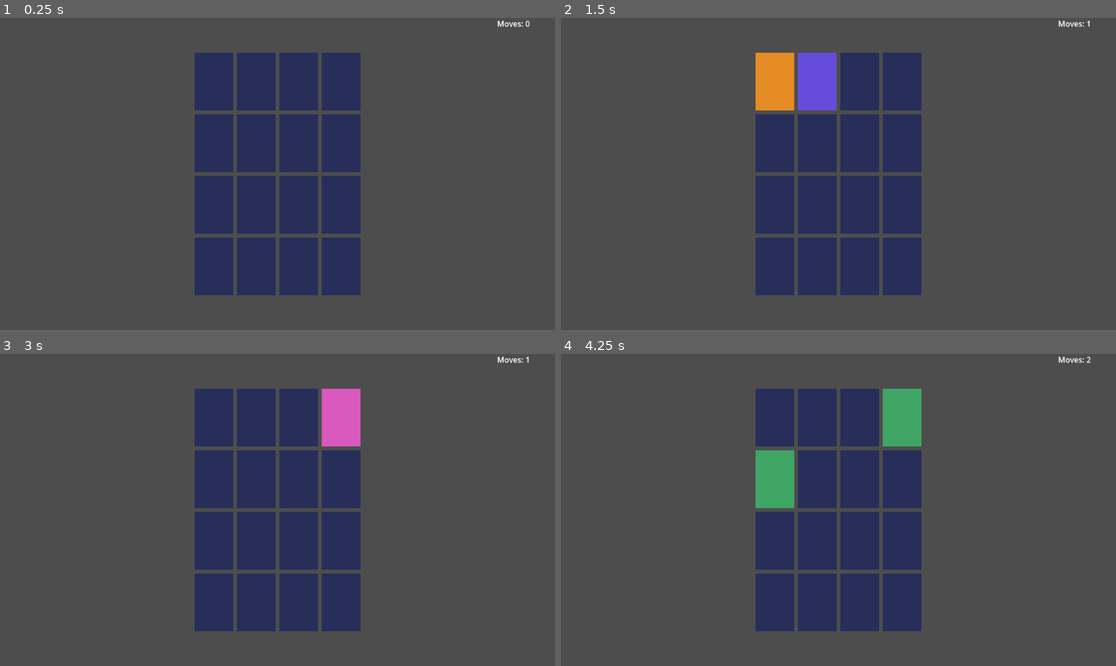
Above: before the commit, frames 1-4 (two rows, left to right).
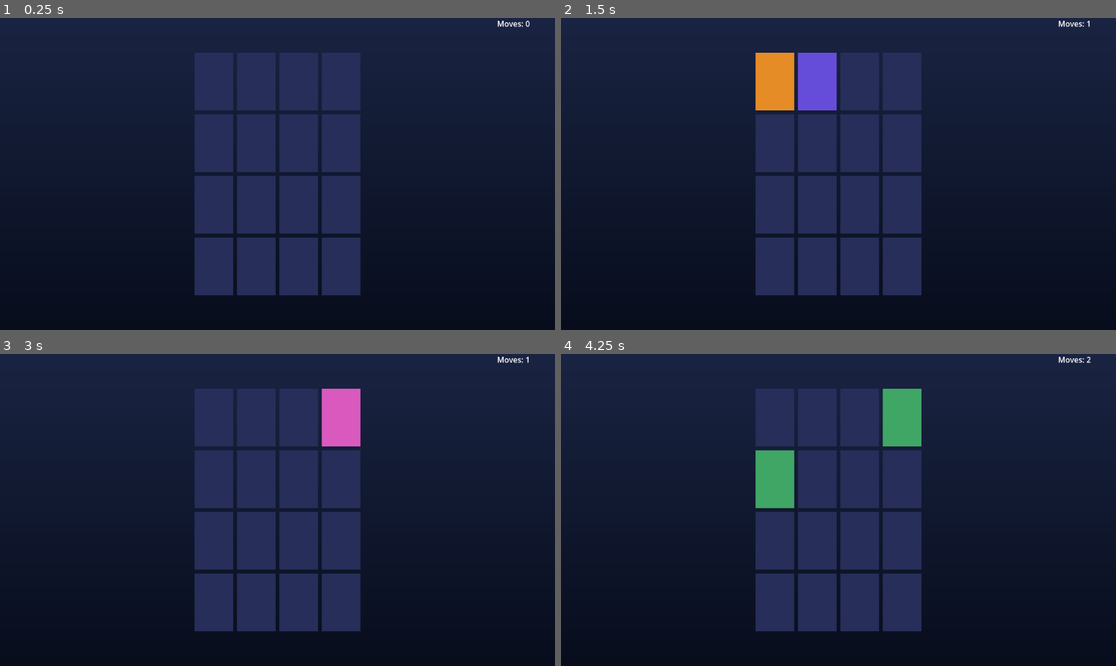
Above: after the commit, the same moments.

Repository: StephenWong-GIT/Card_Memory_Match
Game: Godot game, scene res://scenes/Game.tscn
The game is run twice, just before and just after one commit, with the same random seed, the same clock (stepped at 60 frames per second) and the same inputs.
Inputs (mouse positions are in pixels of both pictures, inside the frame that each line leads up to):
- Up to frame 1 (0.25 s): no input
- Up to frame 2 (1.5 s): tap Enter at 0.5 s; drag from (777, 80) to (894, 105) at 0.52 s; tap Space at 1.25 s; drag from (816, 80) to (810, 236) at 1.27 s
- Up to frame 3 (3 s): tap Enter at 2 s; move the mouse to (299, 416) at 2.02 s; tap Ctrl at 2.1 s; click (299, 416) at 2.17 s; tap Space at 2.75 s; drag from (338, 416) to (111, 463) at 2.77 s
- Up to frame 4 (4.25 s): tap Enter at 3.5 s; drag from (777, 478) to (866, 510) at 3.52 s

The runs differ from the first frame. In frame 1, 79% of the frame differs, in the area x 0-100%, y 0-100%; in frame 2, 79%; in frame 3, 79%; in frame 4, 79%.

Commit message:
Polish: Tier 1.3 gradient background behind playfield

Diff:
--- a/scenes/Game.tscn
+++ b/scenes/Game.tscn
@@ -1,7 +1,18 @@
-[gd_scene load_steps=3 format=3]
+[gd_scene load_steps=5 format=3]
 
 [ext_resource type="Script" path="res://scripts/game.gd" id="1_game"]
 [ext_resource type="Theme" path="res://theme.tres" id="2_theme"]
+
+[sub_resource type="Gradient" id="Gradient_bg"]
+offsets = PackedFloat32Array(0, 1)
+colors = PackedColorArray(0.1, 0.14, 0.26, 1, 0.03, 0.05, 0.11, 1)
+
+[sub_resource type="GradientTexture2D" id="GradientTexture2D_bg"]
+gradient = SubResource("Gradient_bg")
+width = 8
+height = 256
+fill_from = Vector2(0.5, 0)
+fill_to = Vector2(0.5, 1)
 
 [node name="Game" type="Control"]
 layout_mode = 3
@@ -12,6 +23,18 @@
 grow_vertical = 2
 theme = ExtResource("2_theme")
 script = ExtResource("1_game")
+
+[node name="Background" type="TextureRect" parent="."]
+layout_mode = 1
+anchors_preset = 15
+anchor_right = 1.0
+anchor_bottom = 1.0
+grow_horizontal = 2
+grow_vertical = 2
+mouse_filter = 2
+texture = SubResource("GradientTexture2D_bg")
+expand_mode = 1
+stretch_mode = 0
 
 [node name="CenterContainer" type="CenterContainer" parent="."]
 layout_mode = 1
